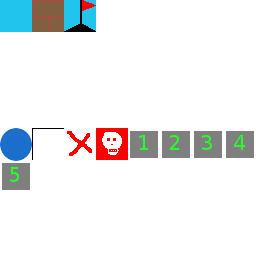
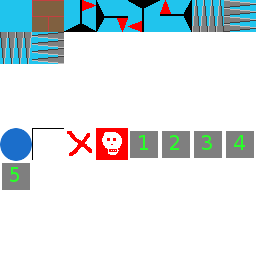
The second 256x256 image is a revision of the first. Changes to its layers:
painted on "Fundo" over [0, 0, 256, 64]
